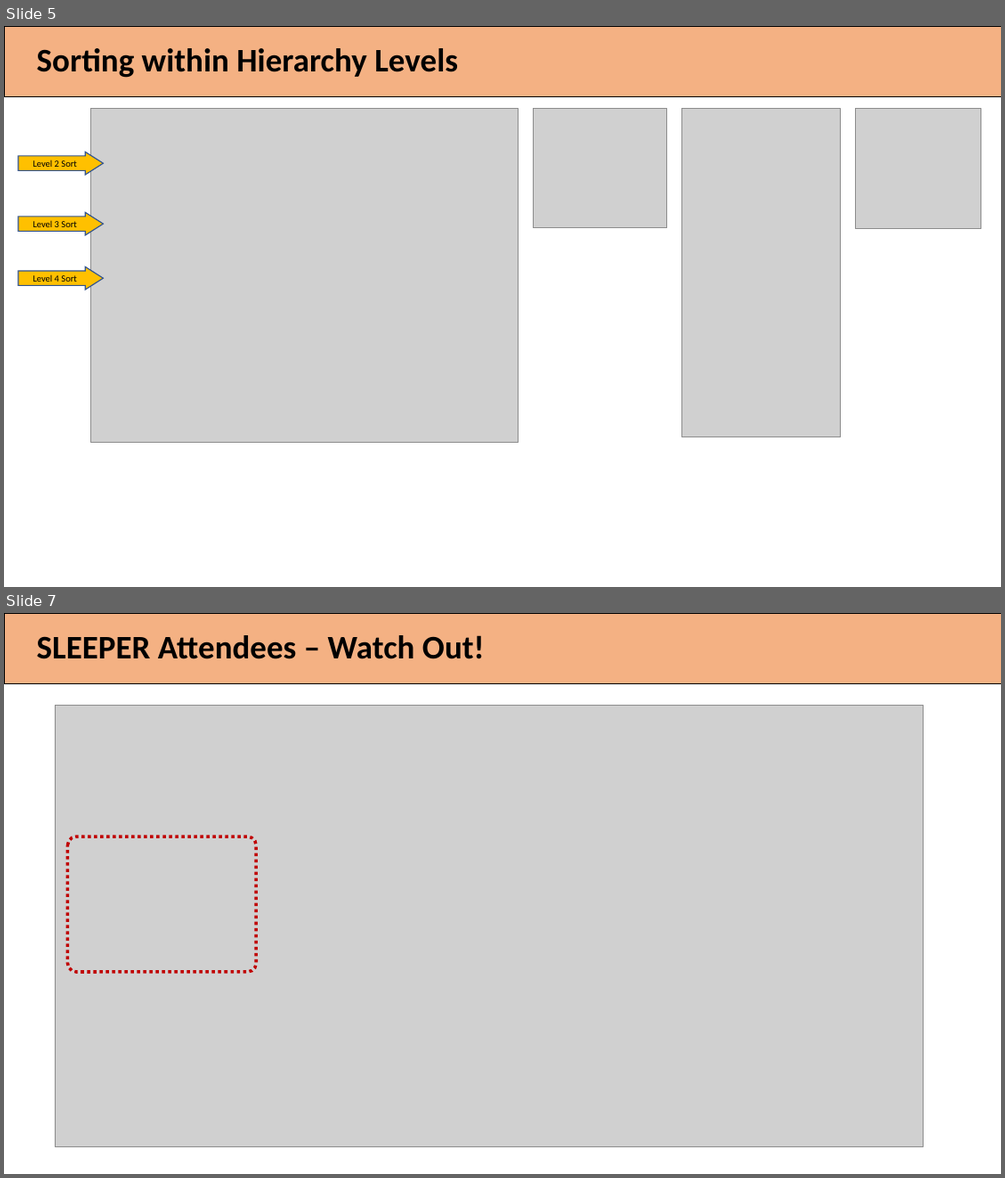
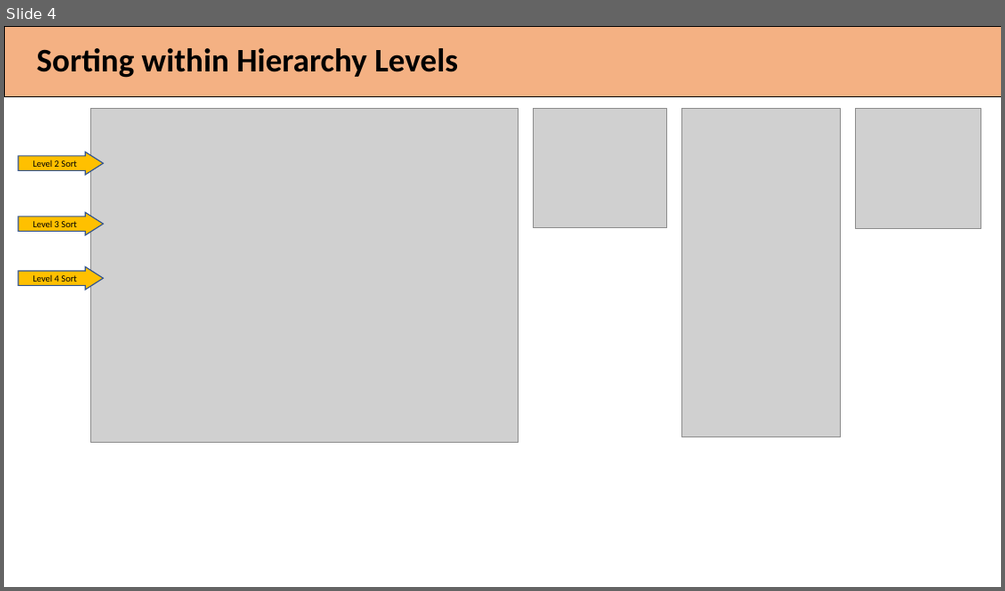
Before and after one commit to PowerBiDevCamp/PowerHour, a slide deck: Attendee Bad Behavior Analyzer.pptx. Shown one above the other, each under a label of ours: slides 5 and 7 before the commit, slide 4 after it; the slides between them are not shown. The pictures are 1005x1178 and 1005x591 pixels, drawn with LibreOffice and Linux fonts; fonts in the diff are those of the drawing; grey boxes stand for pictures. Boxes give left, top, right and bottom in pixels: in the first picture for what was removed or moved away, otherwise in the second. Text is boxed around its words. In the diff, an @@ line names an element or a change of style, - is before the commit and + after.

```diff
--- a/Attendee Bad Behavior Analyzer.pptx
+++ b/Attendee Bad Behavior Analyzer.pptx
@@ slide 7 removed at (x1=4, y1=613, x2=1001, y2=1174), background #FFFFFF; not listed: 1 template element that a slide beside it also shows @@
@@ title removed at (x1=37, y1=635, x2=485, y2=659) @@
-SLEEPER Attendees – Watch Out!
@@ picture removed at (x1=55, y1=705, x2=923, y2=1147) @@
@@ rounded rectangle removed at (x1=67, y1=836, x2=256, y2=972) @@
@@ what was slide 5 is now slide 4 @@
```
Also in this commit, not shown: 3 other slides removed, 1 other file.
